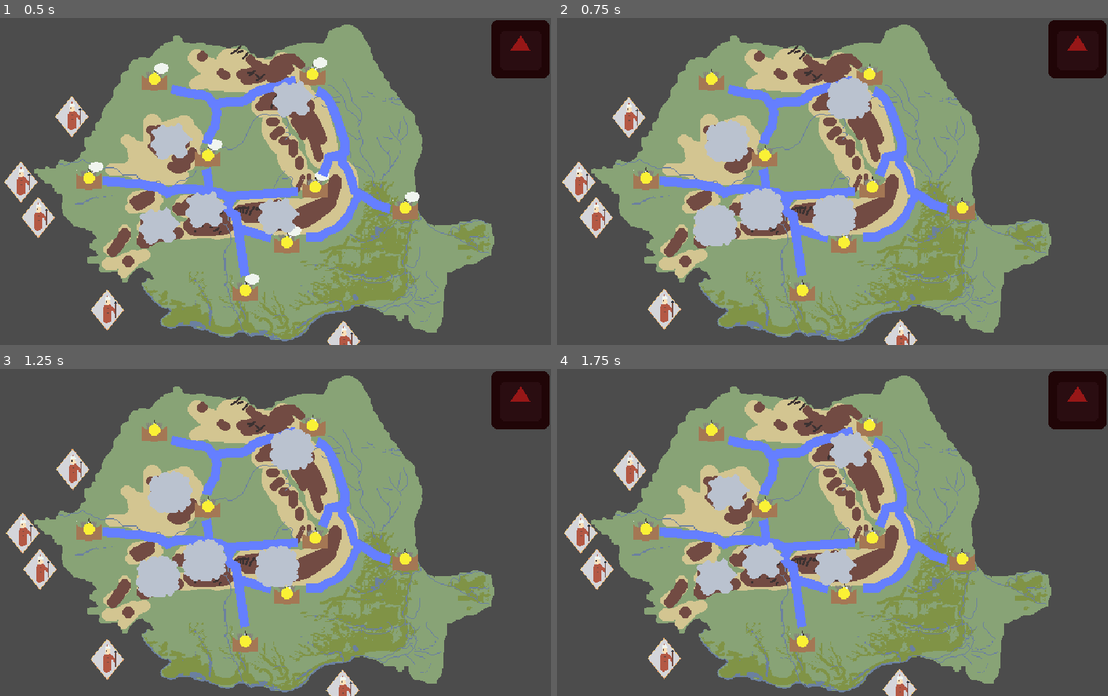
Above: before the commit, frames 1-4 (two rows, left to right).
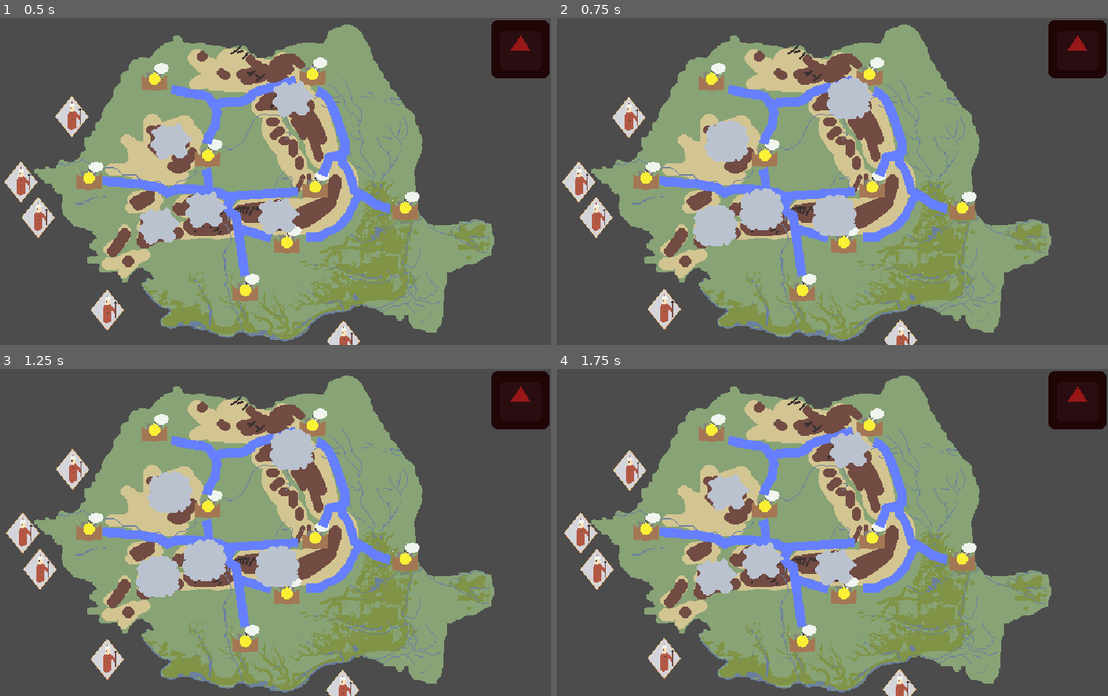
Above: after the commit, the same moments.

Repository: Bstylestuff/Solomonari
Game: Godot game, scene res://Screens/MainGame/World.tscn
Two runs of this game, one before a commit and one after it. Both use one fixed random seed, a clock stepped at 60 frames per second and the inputs below. This scene is started directly instead of the project's main scene. The engine's default icon, where the game draws it, is replaced by a stand-in: a white triangle on a blue panel in a dark square.
Inputs (mouse positions are in pixels of both pictures, inside the frame that each line leads up to):
- Up to frame 1 (0.5 s): no input
- Up to frame 2 (0.75 s): tap Enter at 0.5 s; move the mouse to (727, 142) at 0.52 s; click (727, 142) at 0.67 s
- Up to frame 3 (1.25 s): no input
- Up to frame 4 (1.75 s): move the mouse to (711, 578) at 1.27 s; click (711, 578) at 1.42 s

Frame 1 is identical in both runs. In frame 2, 0.5% of the frame differs, in the area x 16-77%, y 12-82%; in frame 3, 0.5%; in frame 4, 0.5%.

Commit message:
up

Diff:
--- a/Town/settlement_base.gd
+++ b/Town/settlement_base.gd
@@ -15,22 +15,34 @@
 var crops:int = 500
 var population:int = 10
 var min_crops:int = 100
+var turn_duration:int = 5
+var curr_turn:float=0
 
 func _init():
 	money_per_tick = 5
 	happiness_level = 10
 	required_food = 2
 
-func _process(delta):
+func _physics_process(delta):
+	curr_turn+=delta
+	if(curr_turn>turn_duration):
+		_pass_turn()
+		curr_turn-=turn_duration
+
+
+func _pass_turn():
 	_update_status()
 	_eval_happiness()
+	if(can_pay):
+		if(stored_food>required_food*population*2):
+			stored_food-=required_food*population
+			pay()
 
 func _update_status():
 	_eval_food()
 	if is_sieged == true:
 		happiness_level = happiness_level - 1
 		hp-=1
-
 	if hp==0:
 		_die()
 
@@ -42,11 +54,16 @@
 		happiness_level -= 1
 
 func _consume_food():
+
+	stored_food-=required_food*population
+	if(stored_food<0):
+		_pop_death()
 	stored_food+=crops
-	stored_food-=required_food*population
 	crops-=population
 	if(crops<min_crops):
 		_need()
+	if(crops>required_food*population):
+		_birth()
 
 func _eval_happiness():
 	if(happiness_level<tolerance):
@@ -72,3 +89,17 @@
 
 func _die():
 	pass
+
+func rain(amount):
+	crops+=amount
+
+func _birth():
+	if(GameState.randomizer.randi_range(0,100)>40):
+		crops-=30
+		population+=1
+
+func _pop_death():
+	population-=1
+	happiness_level-=3
+	if(population==0):
+		_die()
--- a/Utils/GameState.gd
+++ b/Utils/GameState.gd
@@ -4,6 +4,11 @@
 var spawn_rate:int = 0
 var max_enemies:int = 0
 var enemy_spawn_rate:int = 0
+var randomizer
+
+func _on_ready():
+	randomizer=RandomNumberGenerator.new()
+	randomizer.randomize()
 
 func add_score(population):
 	score+=population
